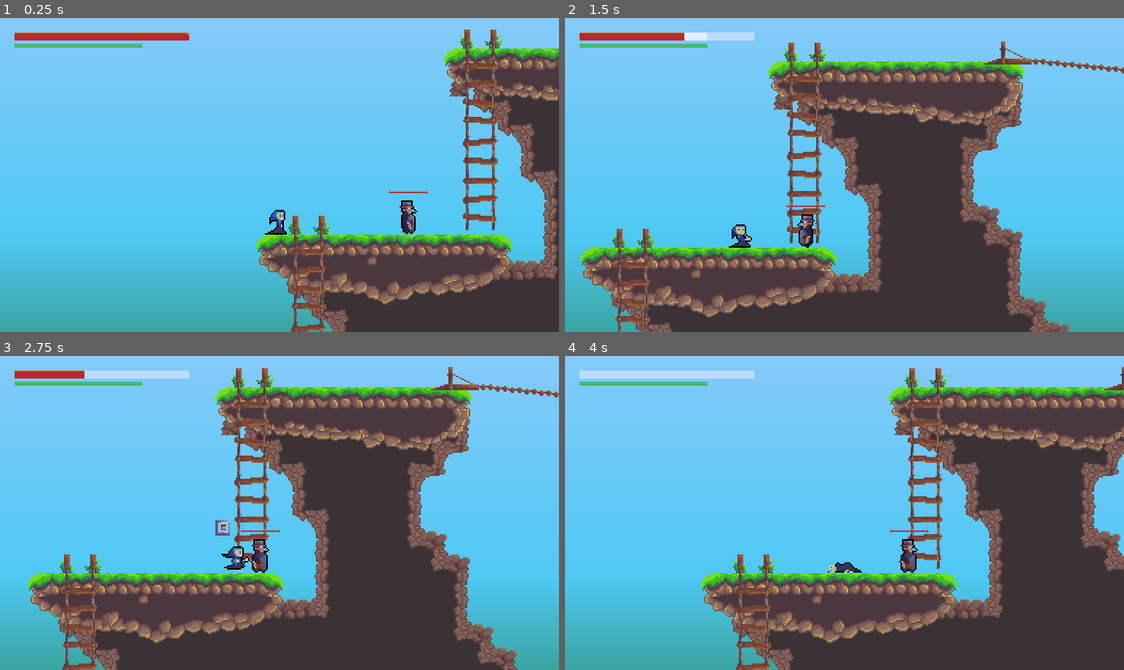
Above: before the commit, frames 1-4 (two rows, left to right).
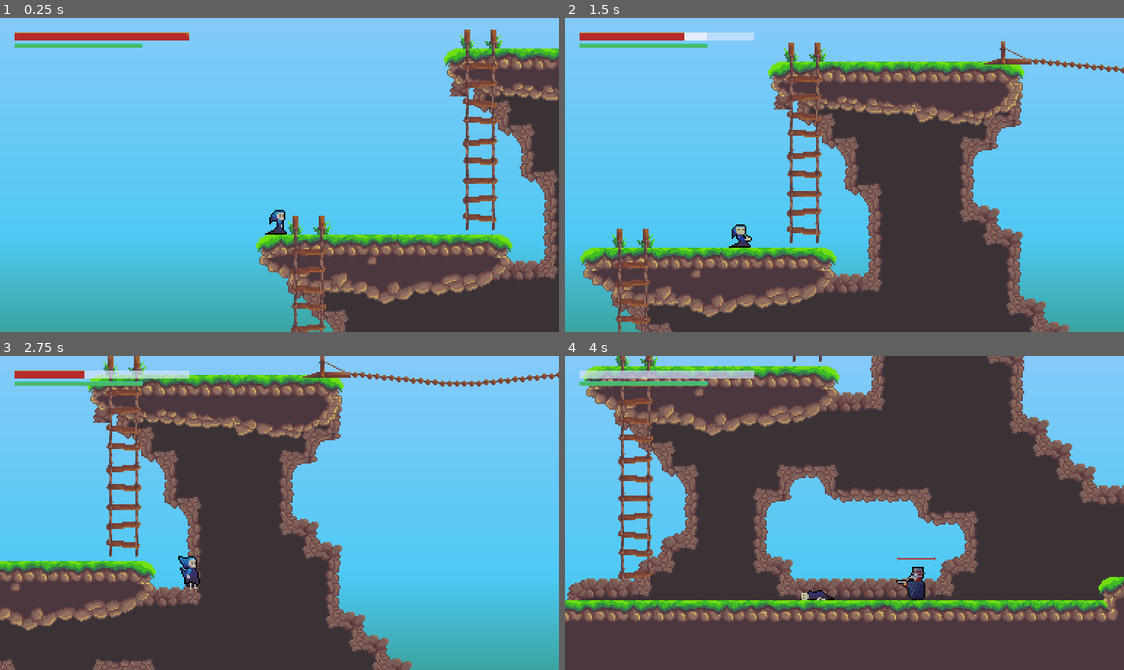
Above: after the commit, the same moments.

Repository: icherevatyi/GrimEdvard
Game: Godot game, scene res://src/components/Levels/Forest/Forest.tscn
The game is run twice, just before and just after one commit, with the same random seed, the same clock (stepped at 60 frames per second) and the same inputs.
Inputs:
- Up to frame 1 (0.25 s): no input
- Up to frame 2 (1.5 s): tap Enter (ui_accept) at 0.5 s; hold Right (ui_right) 0.53-1.28 s; hold Q (take_damage) 0.53-1.28 s; tap Space (jump) at 0.77 s; hold Down (ui_down) from 1.28 s (still down); tap Q (take_damage) at 1.35 s
- Up to frame 3 (2.75 s): tap Space (jump) at 1.52 s; release Down (ui_down) at 2.03 s; hold Right (ui_right) from 2.03 s (still down); hold Q (take_damage) from 2.03 s (still down)
- Up to frame 4 (4 s): release Right (ui_right) at 2.78 s; release Q (take_damage) at 2.78 s; hold Up (ui_up) 2.78-3.53 s; tap Q (take_damage) at 2.85 s; tap Space (jump) at 3.02, 3.77 s; hold Left (ui_left) from 3.53 s (still down); hold Q (take_damage) from 3.53 s (still down)

The runs differ from the first frame. In frame 1, 0.3% of the frame differs, in the area x 69-77%, y 54-69%; in frame 2, 0.3%; in frame 3, 53%; in frame 4, 59%, in the area x 0-100%, y 0-100%.

Commit message:
added proper chasing and attacking states, connected animations

Diff:
--- a/src/components/Enemies/Enemy.gd
+++ b/src/components/Enemies/Enemy.gd
@@ -1,12 +1,9 @@
 extends KinematicBody2D
 
 
-# timers
 onready var movement_change_timer = $Timers/MoveChangeTimer
-
-#rayCasts
 onready var floor_checker = $FloorChecker
-
+onready var aggro_radius : Area2D = $Detectors/AggroRadius
 
 var state_machine : AnimationNodeStateMachinePlayback
 
@@ -17,21 +14,23 @@
 # movement vars
 var movement_dir
 var direction = {"left": -1, "right": 1, "stay": 0}
-var speed = 50
+var initial_speed = 50
+var chasing_speed = 80
+var speed
 var gravity = 20
 var velocity = Vector2(0, 0)
 
 # damage and combat vars
-var damage_min
-var damage_max
+var damage_min = 4
+var damage_max = 20
 var damage_value
 var attack_type  # MELEE, RANGED, MAGIC, BOSS values are available for different enemies
-
+var is_chasing : bool = false
+var is_attacking : bool = false
 
 
 func _ready():
-	state_machine = $AnimationTree.get("parameters/playback")
-	state_machine.start("idle")
+	speed = initial_speed
 
 	choose_movement_dir()
 	randomize_movechange_timer()
@@ -41,6 +40,10 @@
 func _physics_process(delta):
 	apply_gravity()
 	move()
+	chase()
+
+	calculate_damage(damage_min, damage_max)
+
 	velocity = move_and_slide(velocity, Vector2(0, -1))
 	check_obstickes()
 
@@ -53,8 +56,9 @@
 
 
 func _on_MoveChangeTimer_timeout():
-	randomize_movechange_timer()
-	choose_movement_dir()
+	if is_chasing == false and is_attacking == false:
+		randomize_movechange_timer()
+		choose_movement_dir()
 
 
 func choose_movement_dir():
@@ -91,27 +95,75 @@
 
 func move():
 	velocity.x = speed * movement_dir
-	if movement_dir == 0 and velocity.x == 0:
-		state_machine.travel("idle")
+	if is_chasing == true and is_attacking == false:
+		speed = chasing_speed
+	elif is_chasing == false and is_attacking == true:
+		speed = 0
 	else:
-		state_machine.travel("walk")
+		speed = initial_speed
 
 
 func check_obstickes():
-	if is_on_wall() or floor_checker.is_colliding() == false:
+	if floor_checker.is_colliding() == false:
+		movement_dir *= -1
+		change_facing()
+	if is_on_wall() and is_chasing == false and is_attacking == false:
 		movement_dir *= -1
 		change_facing()
 
+
+func _on_AggroRadius_entered(body):
+	if body.name == "Player":
+		is_chasing = true
+
+
+func _on_AggroRadius_exited(body):
+	if body.name == "Player":
+		is_chasing = false
+
+
 func chase():
-	pass
+	if is_chasing == true:
+		for body in aggro_radius.get_overlapping_bodies():
+			if body.name == "Player":
+				match is_attacking:
+					true:
+						return
+					false:
+						var player_pos = body.get_global_position().x
+						var enemy_pos = get_global_position().x
+
+						var result : int = enemy_pos - player_pos
+						if result < 0:
+							movement_dir = 1
+						if result > 0:
+							movement_dir = -1
+						change_facing()
+
+
+func _on_AttackRange_entered(body):
+	if body.name == "Player":
+		is_attacking = true
+		is_chasing = false
+
+func _on_AttackRange_exited(body):
+	if body.name == "Player":
+		is_attacking = false
+		is_chasing = true
 
 
 func calculate_damage(damage_min, damage_max):
-	pass
+	match is_attacking:
+		true:
+			damage_value = randi() % damage_max + damage_min
+			randomize()
+			return damage_value
+		false:
+			return
 
-
-func attack(damage_value):
-	pass
+func attack():
+	if is_attacking == true:
+		print(damage_value)
 
 
 func _on_damage_taken(received_damage):
--- a/src/components/Enemies/Enemy.tscn
+++ b/src/components/Enemies/Enemy.tscn
@@ -1,8 +1,9 @@
-[gd_scene load_steps=27 format=2]
+[gd_scene load_steps=30 format=2]
 
 [ext_resource path="res://src/components/Enemies/Enemy.gd" type="Script" id=1]
 [ext_resource path="res://src/assets/img/Enemies/enemy_dummy.png" type="Texture" id=2]
 [ext_resource path="res://src/assets/img/HUD/hp_enemy.png" type="Texture" id=3]
+[ext_resource path="res://src/components/Enemies/StateMachine.gd" type="Script" id=4]
 
 [sub_resource type="AnimationNodeAnimation" id=1]
 animation = "attack"
@@ -23,13 +24,10 @@
 switch_mode = 2
 
 [sub_resource type="AnimationNodeStateMachineTransition" id=7]
-switch_mode = 2
 
 [sub_resource type="AnimationNodeStateMachineTransition" id=8]
-switch_mode = 2
 
 [sub_resource type="AnimationNodeStateMachineTransition" id=9]
-switch_mode = 2
 
 [sub_resource type="AnimationNodeStateMachineTransition" id=10]
 switch_mode = 2
@@ -41,7 +39,7 @@
 
 [sub_resource type="AnimationNodeStateMachine" id=13]
 states/attack/node = SubResource( 1 )
-states/attack/position = Vector2( 248, 40 )
+states/attack/position = Vector2( 248, 17 )
 states/death/node = SubResource( 2 )
 states/death/position = Vector2( 779, 126 )
 states/got_hit/node = SubResource( 3 )
@@ -49,15 +47,44 @@
 states/idle/node = SubResource( 4 )
 states/idle/position = Vector2( 248, 126 )
 states/walk/node = SubResource( 5 )
-states/walk/position = Vector2( 248, 219 )
+states/walk/position = Vector2( 248, 234 )
 transitions = [ "got_hit", "death", SubResource( 6 ), "idle", "attack", SubResource( 7 ), "idle", "walk", SubResource( 8 ), "idle", "got_hit", SubResource( 9 ), "got_hit", "idle", SubResource( 10 ), "walk", "idle", SubResource( 11 ), "attack", "idle", SubResource( 12 ) ]
 start_node = "idle"
 end_node = "death"
-graph_offset = Vector2( -124, 7 )
+graph_offset = Vector2( -308, -59 )
 
 [sub_resource type="AnimationNodeStateMachinePlayback" id=14]
 
 [sub_resource type="Animation" id=15]
+length = 1.2
+loop = true
+step = 0.05
+tracks/0/type = "value"
+tracks/0/path = NodePath("Sprite:frame")
+tracks/0/interp = 1
+tracks/0/loop_wrap = true
+tracks/0/imported = false
+tracks/0/enabled = true
+tracks/0/keys = {
+"times": PoolRealArray( 0, 0.1, 0.2, 0.3 ),
+"transitions": PoolRealArray( 1, 1, 1, 1 ),
+"update": 1,
+"values": [ 5, 6, 7, 8 ]
+}
+tracks/1/type = "method"
+tracks/1/path = NodePath(".")
+tracks/1/interp = 1
+tracks/1/loop_wrap = true
+tracks/1/imported = false
+tracks/1/enabled = true
+tracks/1/keys = {
+"times": PoolRealArray( 0.1 ),
+"transitions": PoolRealArray( 1 ),
+"values": [ {
+"args": [  ],
+"method": "attack"
+} ]
+}
 
 [sub_resource type="Animation" id=16]
 
@@ -111,14 +138,25 @@
 atlas = ExtResource( 3 )
 region = Rect2( 0, 3, 28, 3 )
 
+[sub_resource type="RectangleShape2D" id=24]
+extents = Vector2( 100, 20 )
+
+[sub_resource type="RectangleShape2D" id=25]
+extents = Vector2( 50, 20 )
+
 [node name="Enemy" type="KinematicBody2D"]
 collision_layer = 4
 collision_mask = 3
 script = ExtResource( 1 )
 
+[node name="EnemyStateMachine" type="Node2D" parent="."]
+script = ExtResource( 4 )
+
 [node name="CollisionShape2D" type="CollisionShape2D" parent="."]
 
-[node name="Sprite" type="Sprite" parent="."]
+[node name="Sprite" type="Sprite" parent="." groups=[
+"turnable",
+]]
 texture = ExtResource( 2 )
 
 [node name="AnimationTree" type="AnimationTree" parent="."]
@@ -162,9 +200,31 @@
 wait_time = 2.0
 
 [node name="FloorChecker" type="RayCast2D" parent="."]
-position = Vector2( -15, 0 )
+position = Vector2( 15, 0 )
 enabled = true
 cast_to = Vector2( 0, 20 )
 collision_mask = 2
 collide_with_areas = true
+
+[node name="Detectors" type="Node2D" parent="." groups=[
+"turnable",
+]]
+
+[node name="AggroRadius" type="Area2D" parent="Detectors"]
+collision_layer = 4
+
+[node name="CollisionShape2D" type="CollisionShape2D" parent="Detectors/AggroRadius"]
+position = Vector2( 50, 0 )
+shape = SubResource( 24 )
+
+[node name="AttackRange" type="Area2D" parent="Detectors"]
+collision_layer = 4
+
+[node name="CollisionShape2D" type="CollisionShape2D" parent="Detectors/AttackRange"]
+position = Vector2( 50, 0 )
+shape = SubResource( 25 )
 [connection signal="timeout" from="Timers/MoveChangeTimer" to="." method="_on_MoveChangeTimer_timeout"]
+[connection signal="body_entered" from="Detectors/AggroRadius" to="." method="_on_AggroRadius_entered"]
+[connection signal="body_exited" from="Detectors/AggroRadius" to="." method="_on_AggroRadius_exited"]
+[connection signal="body_entered" from="Detectors/AttackRange" to="." method="_on_AttackRange_entered"]
+[connection signal="body_exited" from="Detectors/AttackRange" to="." method="_on_AttackRange_exited"]
--- a/src/components/Enemies/PlagueDoctor/PlagueDoctor.tscn
+++ b/src/components/Enemies/PlagueDoctor/PlagueDoctor.tscn
@@ -17,16 +17,17 @@
 [node name="PlagueDoctor" instance=ExtResource( 1 )]
 script = ExtResource( 3 )
 
-[node name="CollisionShape2D" parent="." index="0"]
+[node name="CollisionShape2D" parent="." index="1"]
 position = Vector2( 0, 3 )
 shape = SubResource( 1 )
 
-[node name="Sprite" parent="." index="1" groups=[
-"turnable",
-]]
+[node name="Sprite" parent="." index="2"]
 texture = SubResource( 2 )
 vframes = 7
 hframes = 4
 
-[node name="AnimationTree" parent="." index="2"]
+[node name="AnimationTree" parent="." index="3"]
 parameters/playback = SubResource( 3 )
+
+[node name="CollisionShape2D" parent="Detectors/AggroRadius" index="0"]
+position = Vector2( 80, 0 )
--- /dev/null
+++ b/src/components/Enemies/StateMachine.gd
@@ -0,0 +1,27 @@
+extends Node2D
+
+onready var parent : KinematicBody2D = get_parent()
+onready var state_machine = parent.state_machine
+
+enum STATES {
+	idle,
+	walk,
+	attack,
+	got_hit,
+	death
+}
+
+func _ready():
+	state_machine = parent.get_node("AnimationTree").get("parameters/playback")
+	state_machine.start("idle")
+
+func _process(delta):
+	check_state()
+
+func check_state():
+	if parent.movement_dir == 0 and parent.velocity.x == 0 and parent.is_attacking == false:
+		state_machine.travel("idle")
+	if parent.movement_dir != 0 and parent.velocity.x != 0 and parent.is_attacking == false:
+		state_machine.travel("walk")
+	if parent.is_attacking == true:
+		state_machine.travel("attack")
--- a/src/components/Levels/Forest/Forest.tscn
+++ b/src/components/Levels/Forest/Forest.tscn
@@ -447,7 +447,7 @@
 [node name="Enemies" type="Node2D" parent="."]
 
 [node name="PlagueDoctor" parent="Enemies" instance=ExtResource( 11 )]
-position = Vector2( 970, -16 )
+position = Vector2( 1060, 145 )
 [connection signal="body_entered" from="LvLTransition/To_next" to="." method="_on_To_next_body_entered"]
 
 [editable path="Ladders/Ladder1"]
